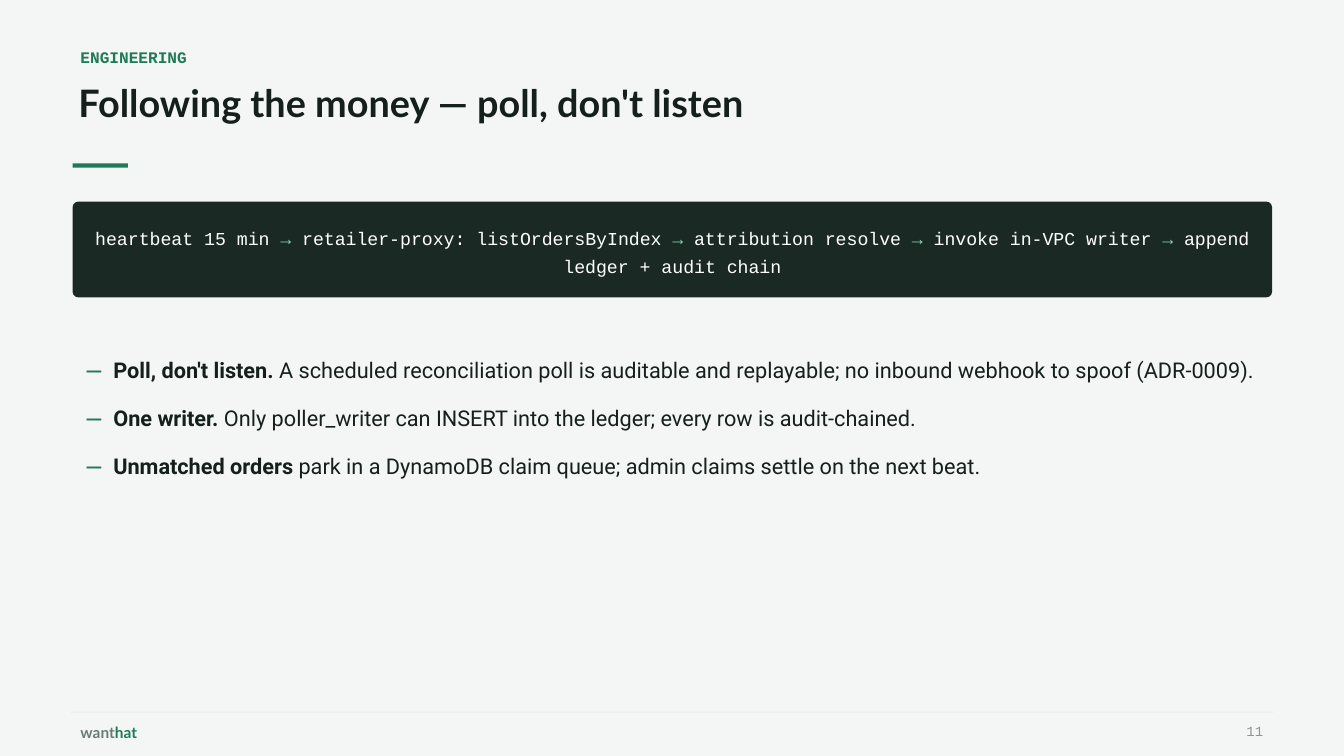
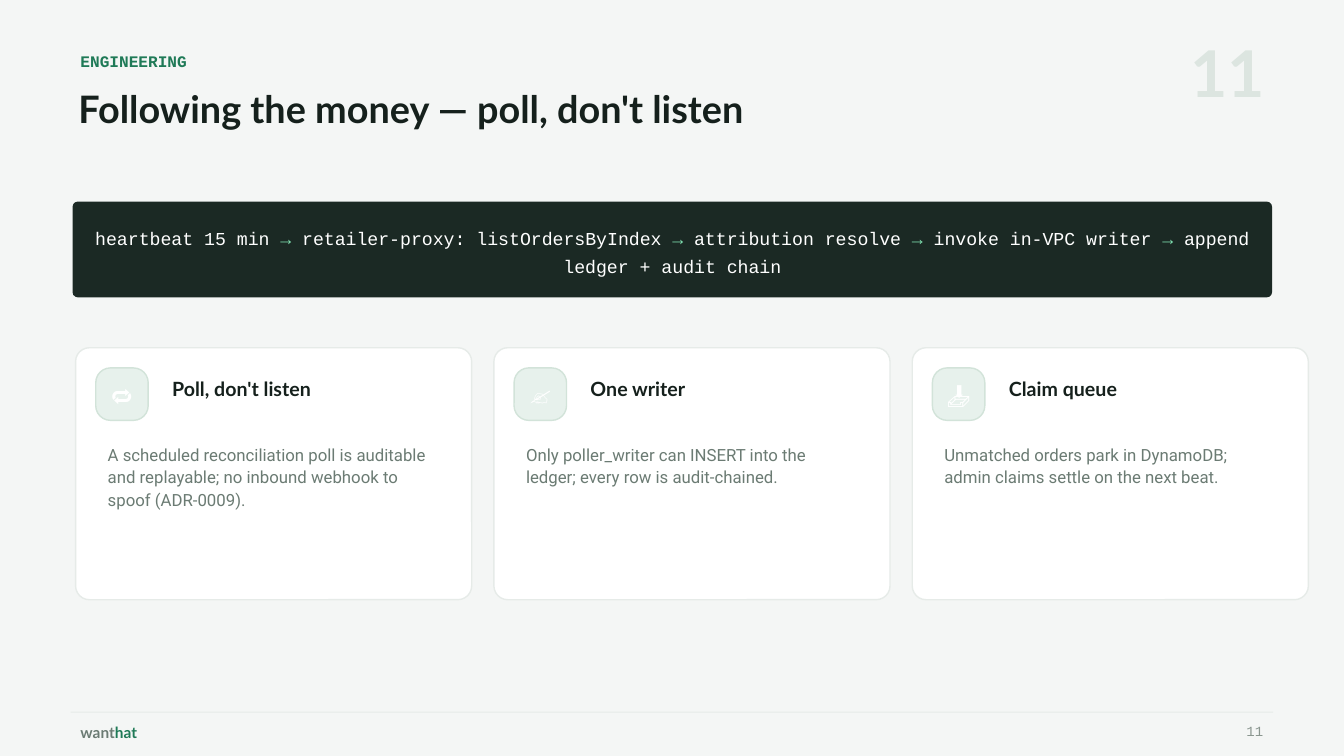
Before and after one commit to wanthat-app/monorepo, a slide deck: slide 11 of slides/wanthat-presentation.pptx. Drawn at 1344x756 pixels with LibreOffice and Linux fonts; fonts in the diff are those of the drawing. Boxes give left, top, right and bottom in pixels: in the first picture for what was removed or moved away, otherwise in the second. Text is boxed around its words. In the diff, an @@ line names an element or a change of style, - is before the commit and + after.

```diff
--- a/slides/wanthat-presentation.pptx
+++ b/slides/wanthat-presentation.pptx
@@ text "ENGINEERING": place and size @@
-text "ENGINEERING" at [80, 52, 186, 63]
+text "ENGINEERING" at [80, 56, 186, 67]
@@ text "Following the money — poll, ...": place and size @@
-text "Following the money — poll, ..." at [78, 89, 743, 124]
+text "Following the money — poll, ..." at [78, 95, 743, 130]
@@ rectangle removed at [73, 163, 128, 167] @@
@@ rounded rectangle added at [76, 348, 472, 600], fill #FFFFFF, outline #E6EBE8 1 pt @@
@@ rounded rectangle added at [494, 348, 890, 600], fill #FFFFFF, outline #E6EBE8 1 pt @@
@@ rounded rectangle added at [912, 348, 1309, 600], fill #FFFFFF, outline #E6EBE8 1 pt @@
@@ rounded rectangle added at [96, 368, 148, 420], fill #E7F1EC, outline #D2E3D9 1 pt, 17 pt, text #FFFFFF @@
+🔁
@@ text removed at [113, 361, 1253, 479] @@
-— Poll, don't listen. A scheduled reconciliation poll is auditable and replayable; no inbound webhook to spoof (ADR-0009).
-— One writer. Only poller_writer can INSERT into the ledger; every row is audit-chained.
-— Unmatched orders park in a DynamoDB claim queue; admin claims settle on the next beat.
@@ text added at [172, 381, 311, 399], 14 pt, text #15201C, bold @@
+Poll, don't listen
@@ rounded rectangle added at [514, 368, 567, 420], fill #E7F1EC, outline #D2E3D9 1 pt, 17 pt, text #FFFFFF @@
+✍️
@@ text added at [590, 381, 685, 396], 14 pt, text #15201C, bold @@
+One writer
@@ rounded rectangle added at [933, 368, 985, 420], fill #E7F1EC, outline #D2E3D9 1 pt, 17 pt, text #FFFFFF @@
+📥
@@ text added at [1009, 381, 1117, 400], 14 pt, text #15201C, bold @@
+Claim queue
@@ text added at [108, 448, 426, 510], 12 pt, text #6B7B73 @@
+A scheduled reconciliation poll is auditable and replayable; no inbound webhook to spoof (ADR-0009).
@@ text added at [526, 448, 806, 487], 12 pt, text #6B7B73 @@
+Only poller_writer can INSERT into the ledger; every row is audit-chained.
@@ text added at [944, 448, 1228, 483], 12 pt, text #6B7B73 @@
+Unmatched orders park in DynamoDB; admin claims settle on the next beat.
```
Also in this commit, not shown: 19 other slides changed.
